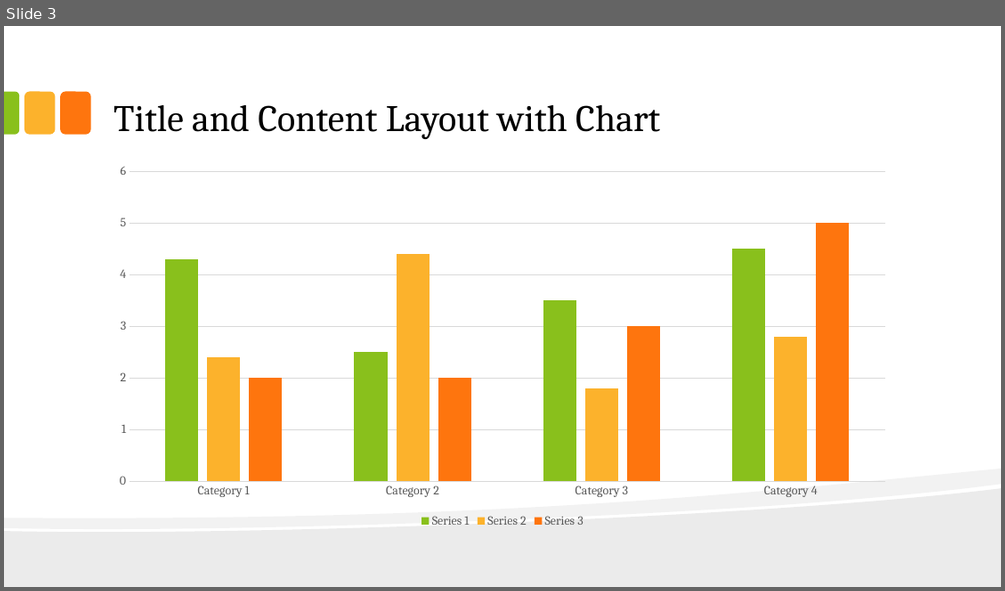
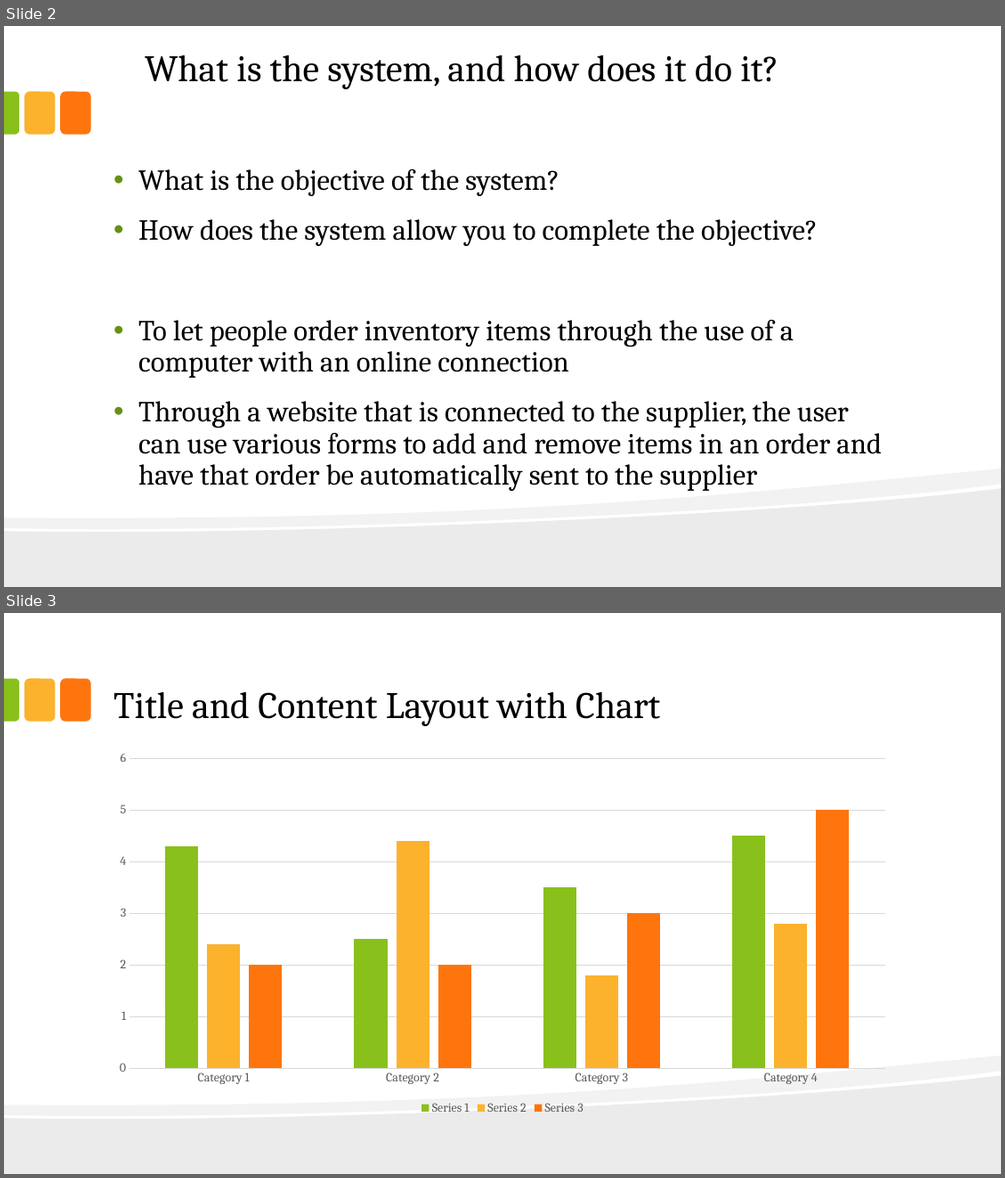
Before and after one commit to redlac/Interface-Design-Project-P3, a slide deck: Main Folder/presentation.pptx. Shown one above the other, each under a label of ours: slide 3 before the commit, slides 2 and 3 after it. The pictures are 1005x591 and 1005x1178 pixels, drawn with LibreOffice and Linux fonts; fonts in the diff are those of the drawing. Boxes give left, top, right and bottom in pixels: in the first picture for what was removed or moved away, otherwise in the second. Text is boxed around its words. In the diff, an @@ line names an element or a change of style, - is before the commit and + after.

```diff
--- a/Main Folder/presentation.pptx
+++ b/Main Folder/presentation.pptx
@@ slide 2 added at (x1=4, y1=26, x2=1001, y2=587), background #FFFFFF; not listed: 5 template elements that a slide beside it also shows @@
@@ title added at (x1=145, y1=54, x2=778, y2=89), 36 pt, text #000000 @@
+What is the system, and how does it do it?
@@ text added at (x1=138, y1=169, x2=882, y2=491), 28 pt, text #000000 @@
+• What is the objective of the system?
+• How does the system allow you to complete the objective?
+• To let people order inventory items through the use of a computer with an online connection
+• Through a website that is connected to the supplier, the user can use various forms to add and remove items in an order and have that order be automatically sent to the supplier
```
Also in this commit, not shown: 1 other slide added, 2 slides removed.
